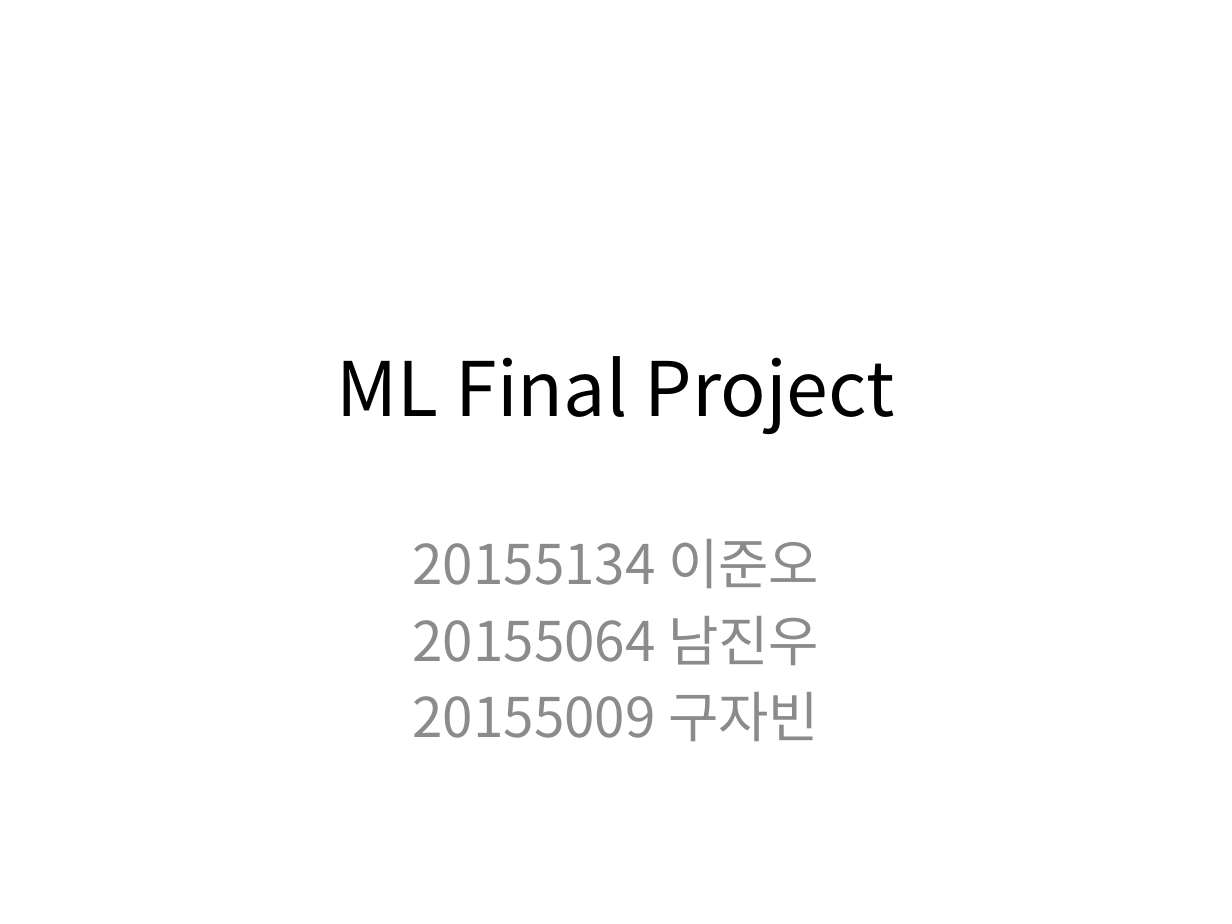
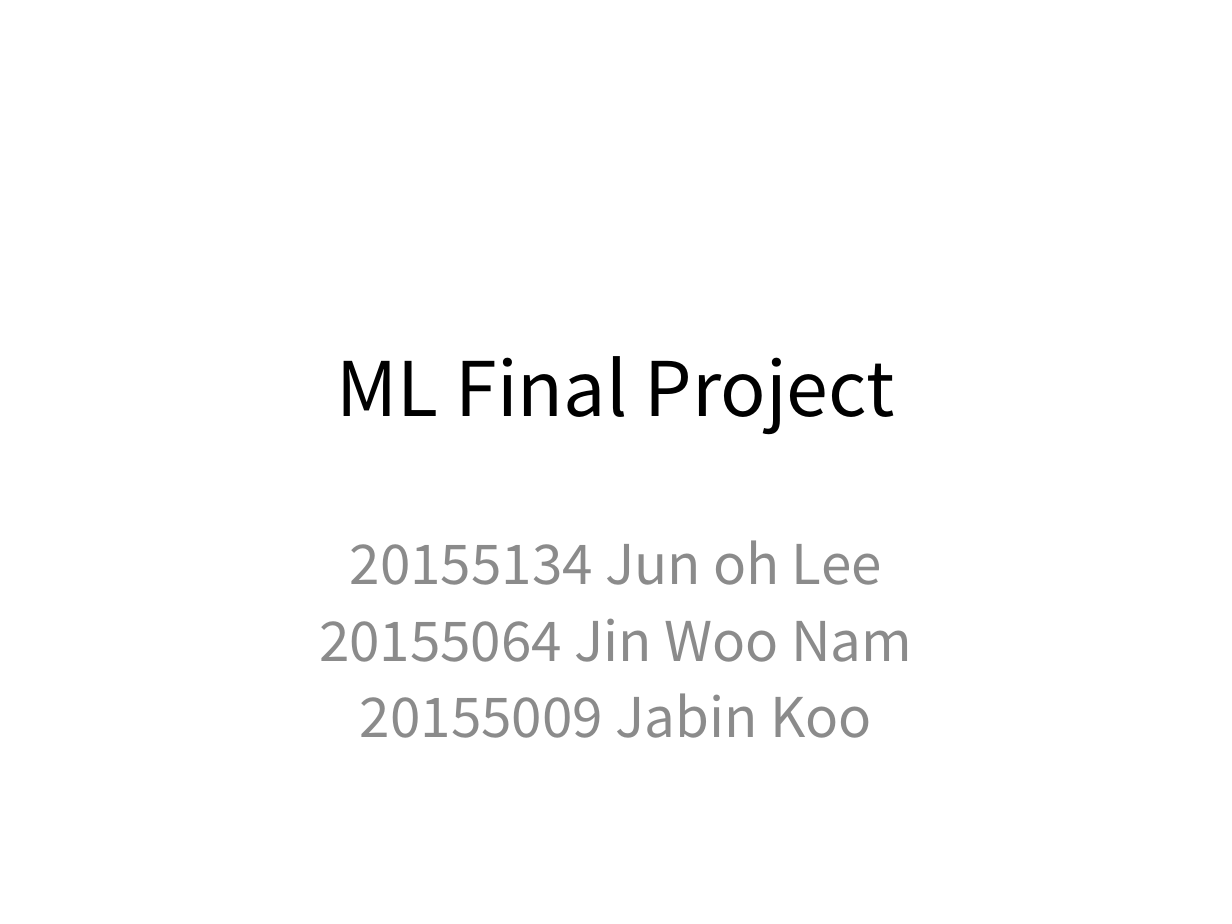
Before and after one commit to skaws2003/MLDLFP-code, a slide deck: slide 1 of ML Final Project presentation.pptx. Drawn at 1232x924 pixels with LibreOffice and Linux fonts; fonts in the diff are those of the drawing. Boxes give left, top, right and bottom in pixels: in the first picture for what was removed or moved away, otherwise in the second. Text is boxed around its words. In the diff, an @@ line names an element or a change of style, - is before the commit and + after.

```diff
--- a/ML Final Project presentation.pptx
+++ b/ML Final Project presentation.pptx
@@ subtitle at (x1=319, y1=540, x2=912, y2=738): text changed @@
-20155134 이준오
-20155064 남진우
-20155009 구자빈
+20155134 Jun oh Lee
+20155064 Jin Woo Nam
+20155009 Jabin Koo
```
Also in this commit, not shown: 2 other slides changed.
